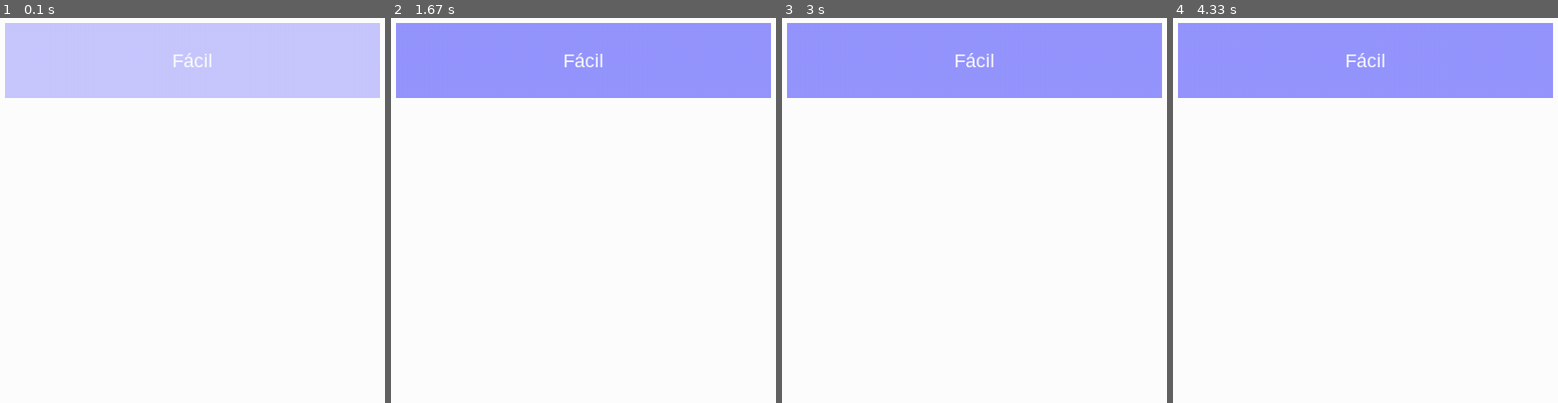
Above: before the commit, frames 1-4 (left to right).
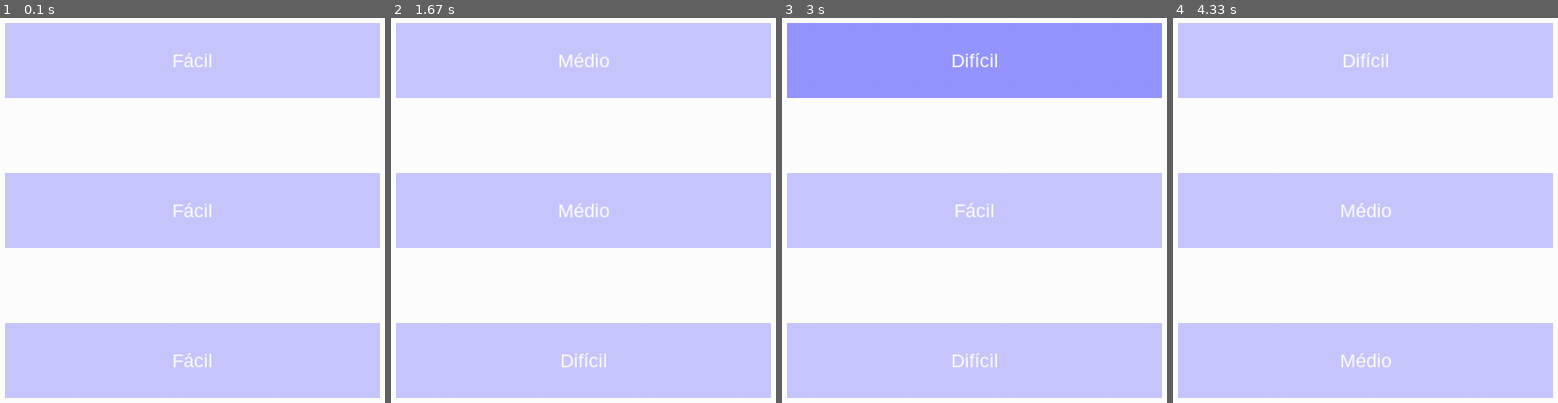
Above: after the commit, the same moments.

Repository: MrComboF10/PygameMenus
Game: pygame game, started from main.py
Two runs of this game, one before a commit and one after it. Both use one fixed random seed, a clock stepped at 60 frames per second and the inputs below.
Inputs (mouse positions are in pixels of both pictures, inside the frame that each line leads up to):
- Up to frame 1 (0.1 s): no input
- Up to frame 2 (1.67 s): press the mouse at (583, 360) at 0.37 s; move the mouse to (521, 283) at 0.47 s; release the mouse at (464, 210) at 0.6 s; press the mouse at (583, 360) at 0.7 s; move the mouse to (514, 252) at 0.8 s; release the mouse at (444, 145) at 0.93 s; press the mouse at (583, 210) at 1.1 s; move the mouse to (outside the picture) at 1.2 s; move the mouse to (outside the picture) at 1.3 s; release the mouse at (outside the picture) at 1.33 s; press the mouse at (583, 60) at 1.47 s; move the mouse to (556, 314) at 1.57 s
- Up to frame 3 (3 s): release the mouse at (outside the picture) at 1.7 s; press the mouse at (974, 210) at 1.9 s; move the mouse to (924, 326) at 2 s; release the mouse at (outside the picture) at 2.13 s; move the mouse to (974, 210) at 2.3 s; press the mouse at (974, 210) at 2.33 s; move the mouse to (outside the picture) at 2.43 s; release the mouse at (outside the picture) at 2.57 s; press the mouse at (974, 60) at 2.7 s; move the mouse to (1013, 52) at 2.8 s; release the mouse at (1051, 41) at 2.93 s
- Up to frame 4 (4.33 s): press the mouse at (1365, 360) at 3.1 s; move the mouse to (1515, 237) at 3.2 s; move the mouse to (outside the picture) at 3.3 s; release the mouse at (outside the picture) at 3.33 s; press the mouse at (1365, 210) at 3.5 s; move the mouse to (1450, 245) at 3.6 s; release the mouse at (1534, 279) at 3.73 s; press the mouse at (1365, 360) at 3.9 s; move the mouse to (1315, 333) at 4 s; release the mouse at (1265, 310) at 4.13 s

The runs differ from the first frame. In frame 1, 38% of the frame differs, in the area x 1-99%, y 40-99%; in frame 2, 57%; in frame 3, 38%; in frame 4, 57%, in the area x 1-99%, y 1-99%.

Commit message:
Finish ChangeStateButtons class Start SlideButtons class

Diff:
--- a/button.py
+++ b/button.py
@@ -17,6 +17,8 @@
         self.__current_mouse_position = (0, 0)
         self.__current_state_text_index = 0
         self.__mouse_on_button = False
+        self.__mouse_location_changed = False
+        self.__mouse_click_update = False
 
     def get_current_mouse_position(self, mouse_position):
         self.__current_mouse_position = mouse_position
@@ -24,20 +26,35 @@
     def get_mouse_on_button(self):
         return self.__mouse_on_button
 
+    def get_text_index(self):
+        return self.__current_state_text_index
+
+    def get_mouse_location_changed(self):
+        return self.__mouse_location_changed
+
+    def get_mouse_click_update(self):
+        return self.__mouse_click_update
+
+    def insert_mouse_location_changed(self, changed):
+        self.__mouse_location_changed = changed
+
+    def insert_mouse_click_update(self, click):
+        self.__mouse_click_update = click
+
     def verify_mouse_on_button(self):
+        self.__mouse_on_button = False
         left_position = self.__position[0]
         right_position = self.__position[0] + self.__size[0]
         up_position = self.__position[1]
         down_position = self.__position[1] + self.__size[1]
 
-        if left_position < self.__current_mouse_position[0] < right_position:
-            if up_position < self.__current_mouse_position[1] < down_position:
-                self.__mouse_on_button = True
+        if left_position < self.__current_mouse_position[0] < right_position and up_position < self.__current_mouse_position[1] < down_position:
+            self.__mouse_on_button = True
 
     def draw_button(self, color):
 
         # draw button rectangle
-        pygame.draw.rect(self.__screen_display, color, [self.__position[0], self.__position[1], self.__size[0], self.__size[1]])
+        pygame.draw.rect(self.__screen_display, color, (self.__position[0], self.__position[1], self.__size[0], self.__size[1]))
 
         # get font surface
         current_state_text = self.__state_text_list[self.__current_state_text_index]
@@ -58,6 +75,106 @@
     def draw_pressed_button(self):
         self.draw_button(self.__pressed_color)
 
-    def update_index(self):
+    def add_state_text_index(self):
         self.__current_state_text_index += 1
         self.__current_state_text_index = self.__current_state_text_index % len(self.__state_text_list)
+
+
+########################################################################################################################
+
+
+class SlideBar:
+    def __init__(self, button_pos, button_size, bar_width, unpressed_color, pressed_color, screen_display):
+        self.__button_position = button_pos
+        self.__button_size = button_size
+        self.__bar_width = bar_width
+        self.__unpressed_color = unpressed_color
+        self.__pressed_color = pressed_color
+        self.__screen_display = screen_display
+
+        self.__bar_position = button_pos
+        self.__current_mouse_position = (0, 0)
+        self.__mouse_on_bar = False
+        self.__bar_pressed = False
+
+    def insert_bar_position(self, bar_position):
+        self.__bar_position = bar_position
+
+    def get_mouse_on_bar(self):
+        return self.__mouse_on_bar
+
+    def get_width(self):
+        return self.__bar_width
+
+    def press(self):
+        self.__bar_pressed = True
+
+    def release(self):
+        self.__bar_pressed = False
+
+    def draw_unpressed(self):
+        pygame.draw.rect(self.__screen_display, self.__unpressed_color, (self.__bar_position[0], self.__bar_position[1], self.__bar_width, self.__button_size[1]))
+
+    def draw_pressed(self):
+        pygame.draw.rect(self.__screen_display, self.__pressed_color, (self.__bar_position[0], self.__bar_position[1], self.__bar_width, self.__button_size[1]))
+
+
+class SlideButton:
+    def __init__(self, pos, size, bar_width, range_items, font_color, bar_unpressed_color, bar_pressed_color, screen_display):
+        self.__position = pos
+        self.__size = size
+        self.__bar_width = bar_width
+        self.__range_items = range_items
+        self.__font_color = font_color
+        self.__bar_unpressed_color = bar_unpressed_color
+        self.__bar_pressed_color = bar_pressed_color
+        self.__screen_display = screen_display
+
+        self.__current_mouse_position = (0, 0)
+        self.__current_bar_position = pos
+        self.__mouse_on_button = False
+        self.__bar_pressed = False
+
+    def bar_is_pressed(self):
+        return self.__bar_pressed
+
+    def insert_current_mouse_position(self, mouse_position):
+        self.__current_mouse_position = mouse_position
+
+    def verify_mouse_on_button(self):
+        self.__mouse_on_button = False
+        if self.__position[0] < self.__current_mouse_position[0] < self.__position[0] + self.__size[0]:
+            if self.__position[1] < self.__current_mouse_position[1] < self.__position[1] + self.__size[1]:
+                self.__mouse_on_button = True
+
+    def calculate_bar_position(self):
+        if self.__current_mouse_position[0] > self.__position[0] + self.__size[0] - self.__bar_width:
+            self.__current_bar_position = (self.__position[0] + self.__size[0] - self.__bar_width, self.__position[1])
+
+        elif self.__current_mouse_position[0] < self.__position[0]:
+            self.__current_bar_position = self.__position
+
+        else:
+            self.__current_bar_position = (self.__current_mouse_position[0], self.__position[1])
+
+    def press_bar(self):
+        self.__bar_pressed = True
+
+    def release_bar(self):
+        self.__bar_pressed = False
+
+    def draw_released_bar(self):
+        pygame.draw.rect(self.__screen_display, self.__bar_unpressed_color, (self.__current_bar_position[0], self.__current_bar_position[1], self.__bar_width, self.__size[1]))
+
+    def draw_pressed_bar(self):
+        pygame.draw.rect(self.__screen_display, self.__bar_pressed_color, (self.__current_bar_position[0], self.__current_bar_position[1], self.__bar_width, self.__size[1]))
+
+
+
+
+
+
+
+
+# class SlideButton:
+#     def __init__(self, button_pos, button_size, ):
--- a/main.py
+++ b/main.py
@@ -9,25 +9,29 @@
     screen.fill(white)
     pygame.display.update()
 
-    button_position = (100, 100)
+    button_position_1, button_position_2, button_position_3 = (100, 100), (100, 300), (100, 500)
     button_sizes = (500, 100)
     states_list = ("Fácil", "Médio", "Difícil")
     pressed_color = (150, 150, 255)
     unpressed_color = (200, 200, 255)
 
-    change_state_button = button.PressButtonChangeState(button_position, button_sizes, states_list, pressed_color, unpressed_color, white, screen)
+    change_state_button_1 = button.PressButtonChangeState(button_position_1, button_sizes, states_list, pressed_color, unpressed_color, white, screen)
+    change_state_button_2 = button.PressButtonChangeState(button_position_2, button_sizes, states_list, pressed_color, unpressed_color, white, screen)
+    change_state_button_3 = button.PressButtonChangeState(button_position_3, button_sizes, states_list, pressed_color, unpressed_color, white, screen)
+
+    change_state_buttons = (change_state_button_1, change_state_button_2, change_state_button_3)
     loop_exit = False
-    mouse_outside_to_inside = True
-    mouse_inside_to_outside = True
-    mouse_change_location = True
+
+    for menu_button in change_state_buttons:
+        menu_button.draw_unpressed_button()
+    pygame.display.update()
+
     while not loop_exit:
         for event in pygame.event.get():
 
-            current_mouse_position = pygame.mouse.get_pos()
-            mouse_left_pressed = pygame.mouse.get_pressed()[0]
-
-            change_state_button.get_current_mouse_position(current_mouse_position)
-            change_state_button.verify_mouse_on_button()
+            # exit menu
+            if event.type == pygame.QUIT:
+                loop_exit = True
 
             if event.type == pygame.KEYDOWN:
 
@@ -35,26 +39,55 @@
                 if event.key == pygame.K_ESCAPE:
                     loop_exit = True
 
-            # verify if mouse is on button
-            if change_state_button.get_mouse_on_button():
+            current_mouse_position = pygame.mouse.get_pos()
+            mouse_left_pressed = pygame.mouse.get_pressed()[0]
 
-                # verify if mouse was outside button before
-                if mouse_outside_to_inside:
-                    print("INSIDE")
-                    change_state_button.draw_pressed_button()
-                    pygame.display.update()
-                    mouse_outside_to_inside = False
-                    mouse_inside_to_outside = True
+            # ========== change state buttons ==========
+            for menu_button in change_state_buttons:
 
-            else:
+                menu_button.get_current_mouse_position(current_mouse_position)
 
-                # verify if mouse was inside before
-                if mouse_inside_to_outside:
-                    print("OUTSIDE")
-                    change_state_button.draw_unpressed_button()
-                    pygame.display.update()
-                    mouse_inside_to_outside = False
-                    mouse_outside_to_inside = True
+                # get mouse location before and after to verify if mouse location has changed
+                mouse_location_before = menu_button.get_mouse_on_button()
+                menu_button.verify_mouse_on_button()
+                mouse_location_after = menu_button.get_mouse_on_button()
+
+                # verify if mouse location inside or outside button changed
+                if mouse_location_before != mouse_location_after:
+                    menu_button.insert_mouse_location_changed(True)
+                else:
+                    menu_button.insert_mouse_location_changed(False)
+
+                # verify if mouse is on button
+                if menu_button.get_mouse_on_button():
+
+                    # verify if mouse was outside button before
+                    if menu_button.get_mouse_location_changed():
+                        menu_button.draw_pressed_button()
+                        pygame.display.update()
+
+                    # verify if mouse pressed is the first click
+                    if mouse_left_pressed:
+                        if menu_button.get_mouse_click_update():
+                            menu_button.add_state_text_index()
+                            menu_button.draw_pressed_button()
+                            pygame.display.update()
+
+                            # disable mouse click after mouse click is made
+                            menu_button.insert_mouse_click_update(False)
+                    else:
+                        # enable mouse click
+                        menu_button.insert_mouse_click_update(True)
+                else:
+                    # verify if mouse was inside before
+                    if menu_button.get_mouse_location_changed():
+                        menu_button.draw_unpressed_button()
+                        pygame.display.update()
+
+                    # disable mouse click if mouse is outside button
+                    menu_button.insert_mouse_click_update(False)
+
+
 
 
 menu_loop()
